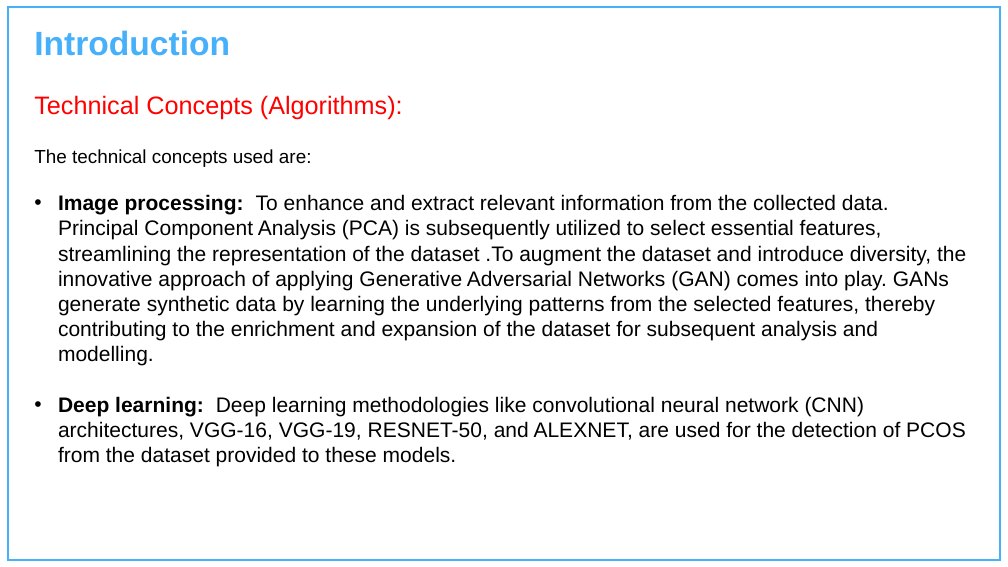
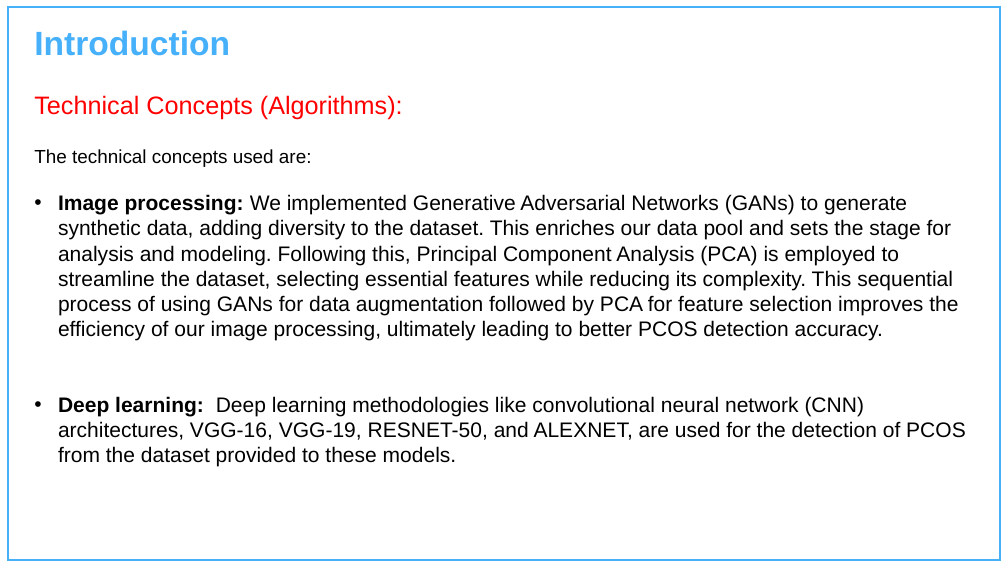
Before and after one commit to Charu-2718/PCause, a slide deck: slide 3 of Presentation.pptx. Drawn at 1008x567 pixels with LibreOffice and Linux fonts; fonts in the diff are those of the drawing; background and template pictures are left out. Boxes give left, top, right and bottom in pixels: in the first picture for what was removed or moved away, otherwise in the second. Text is boxed around its words. In the diff, an @@ line names an element or a change of style, - is before the commit and + after.

Commit message:
new

```diff
--- a/Presentation.pptx
+++ b/Presentation.pptx
@@ text at (x1=58, y1=194, x2=958, y2=341): text changed @@
-• Image processing: To enhance and extract relevant information from the collected data. Principal Component Analysis (PCA) is subsequently utilized to select essential features, streamlining the representation of the dataset .To augment the dataset and introduce diversity, the innovative approach of applying Generative Adversarial Networks (GAN) comes into play. GANs generate synthetic data by learning the underlying patterns from the selected features, thereby contributing to the enrichment and expansion of the dataset for subsequent analysis and modelling.
+• Image processing: We implemented Generative Adversarial Networks (GANs) to generate synthetic data, adding diversity to the dataset. This enriches our data pool and sets the stage for analysis and modeling. Following this, Principal Component Analysis (PCA) is employed to streamline the dataset, selecting essential features while reducing its complexity. This sequential process of using GANs for data augmentation followed by PCA for feature selection improves the efficiency of our image processing, ultimately leading to better PCOS detection accuracy.
```
Also in this commit, not shown: 1 other slide changed.
